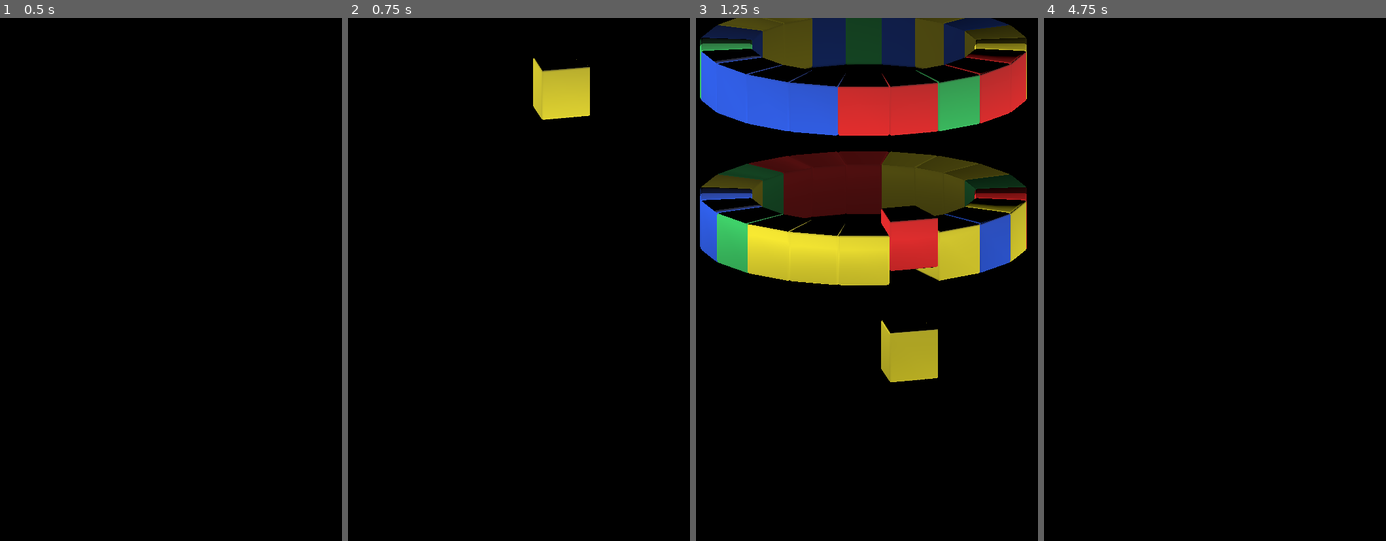
Above: before the commit, frames 1-4 (left to right).
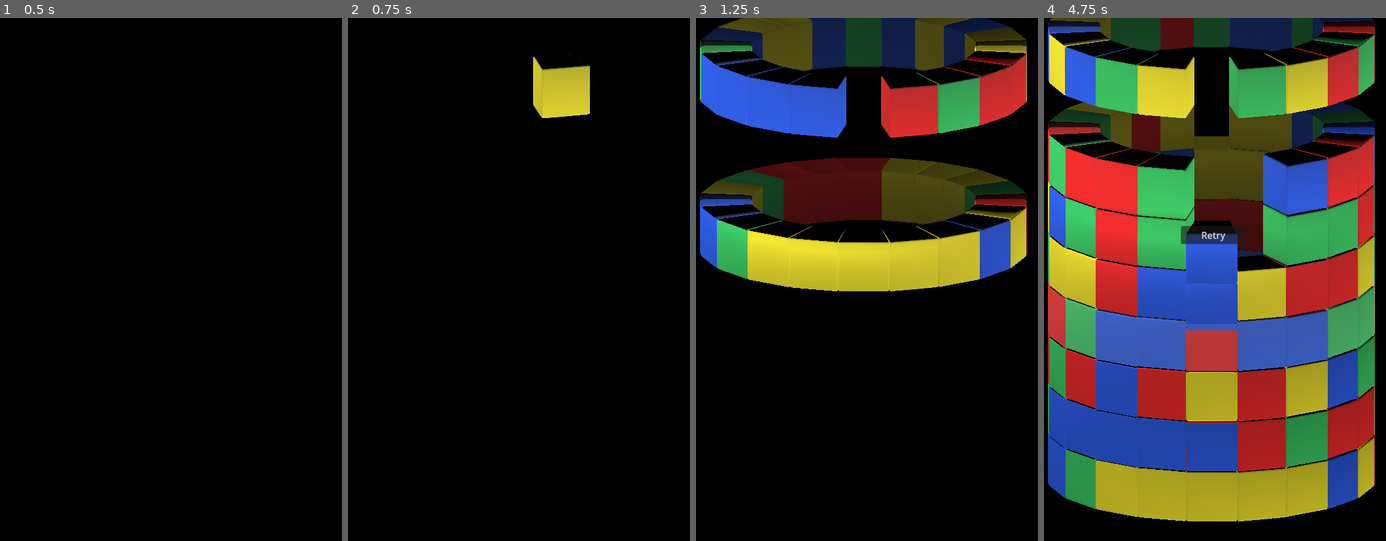
Above: after the commit, the same moments.

Repository: KasaiAi/Rotary
Game: Godot game, scene res://Scenes/level.tscn
The game is run twice, just before and just after one commit, with the same random seed, the same clock (stepped at 60 frames per second) and the same inputs.
Inputs (mouse positions are in pixels of both pictures, inside the frame that each line leads up to):
- Up to frame 1 (0.5 s): no input
- Up to frame 2 (0.75 s): tap Enter at 0.5 s; move the mouse to (590, 253) at 0.52 s; hold Right (ui_right) from 0.53 s (still down); click (590, 253) at 0.6 s
- Up to frame 3 (1.25 s): keep holding Right (ui_right); tap Space (ui_select) at 0.77, 1.07 s; right-click (938, 253) at 0.8 s
- Up to frame 4 (4.75 s): move the mouse to (1143, 305) at 1.27 s; release Right (ui_right) at 1.28 s; hold Down (ui_down) 1.28-2 s; right-click (1143, 305) at 1.35 s; tap Space (ui_select) at 1.52, 1.55, 1.82, 2.85, 3.77, 4.07, 4.52, 4.55 s; click (1215, 253) at 2 s, where only the run before the commit has a clickable "Retry"; move the mouse to (1245, 164) at 2.77 s; hold Right (ui_right) 2.78-4.28 s; click (1245, 164) at 3.05 s; move the mouse to (1194, 384) at 3.52 s; click (1194, 384) at 3.6 s; right-click (1194, 384) at 3.8 s; move the mouse to (1317, 357) at 4.27 s; hold Left (ui_left) from 4.28 s (still down); right-click (1317, 357) at 4.35 s

Frame 1 is identical in both runs. In frame 2, 0.1% of the frame differs, in the area x 54-71%, y 6-20%; in frame 3, 13%; in frame 4, 82%, in the area x 1-97%, y 0-97%.
Error before the commit: Invalid assignment of property or key 'paused' with value of type 'bool' on a base object of type 'null instance'. (res://Scripts/level_control.gd:190)

Commit message:
Fixed jittering; adjusted collision detection, reparenting, dragging behavior, and various other little things

Diff:
--- a/Objects/cell.tscn
+++ b/Objects/cell.tscn
@@ -31,9 +31,11 @@
 [node name="Cell" type="RigidBody3D" groups=["cells"]]
 axis_lock_linear_x = true
 axis_lock_linear_z = true
+mass = 5.0
 physics_material_override = SubResource("1")
 can_sleep = false
 lock_rotation = true
+freeze = true
 script = ExtResource("2")
 
 [node name="Mesh" type="MeshInstance3D" parent="."]
@@ -44,4 +46,11 @@
 shape = SubResource("4")
 
 [node name="Grounded" type="RayCast3D" parent="."]
-transform = Transform3D(1, 0, 0, 0, 1, 0, 0, 0, 1, 0, -0.1, 0)
+transform = Transform3D(1, 0, 0, 0, 1, 0, 0, 0, 1, 0, -0.973303, 0)
+target_position = Vector3(0, -0.1, 0)
+
+[node name="DropTimer" type="Timer" parent="."]
+wait_time = 0.7
+autostart = true
+
+[connection signal="timeout" from="DropTimer" to="." method="_drop_timeout"]
--- a/Objects/ring.tscn
+++ b/Objects/ring.tscn
@@ -9,13 +9,10 @@
 [node name="Ring" type="Area3D" groups=["rings"]]
 script = ExtResource("1_rt7if")
 
-[node name="CellContainer" type="Node" parent="."]
-
 [node name="CollisionShape3D" type="CollisionShape3D" parent="."]
 shape = SubResource("CylinderShape3D_5f8wq")
 
 [node name="dragger" parent="." instance=ExtResource("2_13h7d")]
-process_mode = 4
 triggerAction = "click"
 
 [connection signal="mouse_entered" from="." to="." method="_on_mouse_entered"]
--- a/Scenes/level.tscn
+++ b/Scenes/level.tscn
@@ -1,10 +1,11 @@
-[gd_scene load_steps=10 format=3 uid="uid://6fx1sm06vjv6"]
+[gd_scene load_steps=11 format=3 uid="uid://6fx1sm06vjv6"]
 
 [ext_resource type="PackedScene" uid="uid://cbr2d1uq7tv5j" path="res://Assets/Models/ref cylinder.glb" id="1"]
 [ext_resource type="Script" path="res://Scripts/level_control.gd" id="2"]
 [ext_resource type="PackedScene" uid="uid://yrxljf6l4x0d" path="res://Objects/ring.tscn" id="3_0jacf"]
 [ext_resource type="Texture2D" uid="uid://doseaiufyo16h" path="res://Assets/depth fade.png" id="3_rpk6y"]
 [ext_resource type="PackedScene" uid="uid://db0b0d56w4t7e" path="res://Behaviors/drag.tscn" id="4_vshgj"]
+[ext_resource type="Script" path="res://Scripts/floor.gd" id="5_3mdjw"]
 [ext_resource type="Script" path="res://Scenes/killer.gd" id="5_bvdvv"]
 
 [sub_resource type="CylinderShape3D" id="CylinderShape3D_5xo8e"]
@@ -60,6 +61,7 @@
 triggerAction = "drag"
 
 [node name="Floor" type="StaticBody3D" parent="Cylinder"]
+script = ExtResource("5_3mdjw")
 
 [node name="CollisionShape3D" type="CollisionShape3D" parent="Cylinder/Floor"]
 transform = Transform3D(1, 0, 0, 0, 1, 0, 0, 0, 1, 0, -1, 0)
@@ -99,9 +101,9 @@
 [node name="Retry" type="Button" parent="Gameover"]
 layout_mode = 0
 offset_left = 247.0
-offset_top = 391.0
+offset_top = 358.0
 offset_right = 359.0
-offset_bottom = 422.0
+offset_bottom = 389.0
 text = "Retry"
 
 [connection signal="body_entered" from="Spawner/Killer" to="Spawner/Killer" method="_on_body_entered"]
--- a/Scripts/cell bit.gd
+++ b/Scripts/cell bit.gd
@@ -9,9 +9,8 @@
 
 func _process(_delta):
 	# Limpeza de objetos fora de tela
-	if position.y < -25:
+	if global_position.y < -25:
 		queue_free()
-#		print("Morri")
 
 	# Girozin aleatório
 	$Mesh.rotate_x(spinX)
--- a/Scripts/cell.gd
+++ b/Scripts/cell.gd
@@ -1,8 +1,12 @@
 extends RigidBody3D
+
+const GRAVITY = .01
+var speed = 0
 
 var cellType = randi() % 4 # Número aleatório entre 0 e 4
 var onFloor = false
 
+signal falling
 signal landed
 
 func _ready():
@@ -21,11 +25,26 @@
 		3:
 			material.albedo_color = Color(0.83,0.78,0.1) # Yellow
 
-#	Pode começar com freeze = true e soltar a peça depois de 1 segundo
+	Global.connect("unfreeze", _unfreeze)
 #	$RigidBody3D.collision_mask = grid.j #Define a camada de colisão/nível da célula de acordo com o array de peças
 
-#flavor de destruição das peças; cria vários fragmentos que caem
+func _drop_timeout():
+	_unfreeze()
+
+func _unfreeze():
+	freeze = false
+
+#func _on_mouse_entered():
+#	print("a")
+#	$Mesh.material_overlay = load("res://Assets/Materials/selection_highlight.tres")
+#
+#func _on_mouse_exited():
+#	print("b")
+#	$Mesh.material_overlay = null
+
+# Flavor de destruição das peças; cria vários fragmentos que caem
 func breakup():
+	Global.emit_signal("unfreeze")
 	var smolCell = load("res://Objects/cell bit.tscn")
 	for i in 8:
 		# Saves parent's position, applies random rotation, copies parent's color, adds minis as children of world node and deletes parent cell
@@ -36,12 +55,33 @@
 		get_tree().root.get_child(0).add_child(cellBit)
 	queue_free()
 
-func on_landing():
-	if linear_velocity.y < -1:
+#func _process(_delta):
+#	if not onFloor and $Grounded.is_colliding():
+#		print($Grounded.get_collider())
+#	if not $Grounded.is_colliding():
+#		print("caiu")
+#	else:
+#		print("fixou")
+
+# StaticBody
+#func _physics_process(_delta):
+#	if not onFloor and $Grounded.is_colliding():
+#		speed = 0
+#		onFloor = true
+#		print("colidiu")
+#	elif not $Grounded.is_colliding():
+#		onFloor = false
+#		speed -= GRAVITY
+#		translate(Vector3(0, speed, 0))
+
+# RigidBody
+func _physics_process(_delta):
+	if linear_velocity.y < -2:
 		onFloor = false
+		emit_signal("falling", self)
 	if not onFloor and $Grounded.is_colliding():
 		onFloor = true
+		freeze = true
 		emit_signal("landed", self)
-
-func _physics_process(_delta):
-		on_landing()
+		print(global_position.y)
+		linear_velocity.y = 0
--- a/Scripts/drag.gd
+++ b/Scripts/drag.gd
@@ -11,10 +11,16 @@
 
 func _process(delta):
 	if Input.is_action_just_pressed(triggerAction):
+		# Activates rotation
 		origin = get_viewport().get_mouse_position().x
 		rotating = true
 	if Input.is_action_just_released(triggerAction):
+		# Deactivates rotation
 		rotating = false
+		# Snaps ring rotation to fixed points
+		if fposmod(get_parent().rotation_degrees.y, 18) > 9:
+			get_parent().rotation_degrees.y += 18
+		get_parent().rotation_degrees.y -= fposmod(get_parent().rotation_degrees.y, 18)
 	if rotating:
 		newPos = get_viewport().get_mouse_position().x
 		get_parent().rotate_y((newPos - origin) * .2 * delta)
--- /dev/null
+++ b/Scripts/floor.gd
@@ -0,0 +1,3 @@
+extends StaticBody3D
+
+var onFloor = true
--- /dev/null
+++ b/Scripts/global.gd
@@ -0,0 +1,3 @@
+extends Node
+
+signal unfreeze
--- a/Scripts/level_control.gd
+++ b/Scripts/level_control.gd
@@ -5,26 +5,45 @@
 @export var ringSize = 20	# Width
 var grid:Array
 var ringPosition = [Vector3(0, 0, 5.25),
-Vector3(1.62, 0, 4.99),
-Vector3(3.08, 0, 4.24),
-Vector3(4.24, 0, 3.08),
-Vector3(4.99, 0, 1.62),
-Vector3(5.25, 0, -0),
-Vector3(4.99, 0, -1.62),
-Vector3(4.24, 0, -3.08),
-Vector3(3.08, 0, -4.24),
-Vector3(1.62, 0, -4.99),
-Vector3(0, 0, -5.25),
-Vector3(-1.62, 0, -4.99),
-Vector3(-3.08, 0, -4.24),
-Vector3(-4.24, 0, -3.08),
-Vector3(-4.99, 0, -1.62),
-Vector3(-5.25, 0, 0),
-Vector3(-4.99, 0, 1.62),
-Vector3(-4.24, 0, 3.08),
-Vector3(-3.08, 0, 4.24),
-Vector3(-1.62, 0, 4.99)]
-var ringRotation = [0, 0.31, 0.63, 0.94, 1.25, 1.57, 1.88, 2.2, 2.51, 2.82, 3.14, -2.82, -2.51, -2.2, -1.88, -1.57, -1.25, -0.94, -0.63, -0.31]
+ Vector3(1.62, 0, 4.99),
+ Vector3(3.08, 0, 4.24),
+ Vector3(4.24, 0, 3.08),
+ Vector3(4.99, 0, 1.62),
+ Vector3(5.25, 0, -0),
+ Vector3(4.99, 0, -1.62),
+ Vector3(4.24, 0, -3.08),
+ Vector3(3.08, 0, -4.24),
+ Vector3(1.62, 0, -4.99),
+ Vector3(0, 0, -5.25),
+ Vector3(-1.62, 0, -4.99),
+ Vector3(-3.08, 0, -4.24),
+ Vector3(-4.24, 0, -3.08),
+ Vector3(-4.99, 0, -1.62),
+ Vector3(-5.25, 0, 0),
+ Vector3(-4.99, 0, 1.62),
+ Vector3(-4.24, 0, 3.08),
+ Vector3(-3.08, 0, 4.24),
+ Vector3(-1.62, 0, 4.99)]
+var ringRotation = [0,
+ 0.31,
+ 0.63,
+ 0.94,
+ 1.25,
+ 1.57,
+ 1.88,
+ 2.2,
+ 2.51,
+ 2.82,
+ 3.14,
+ -2.82,
+ -2.51,
+ -2.2,
+ -1.88,
+ -1.57,
+ -1.25,
+ -0.94,
+ -0.63,
+ -0.31]
 
 # Raycast variables
 var mousePos
@@ -58,7 +77,7 @@
 		startup(initialSpawn)
 	if initialSpawn <= 0:
 		$SpawnTimer.start(.7)
-		$SpawnTimer.stop()
+#		$SpawnTimer.stop()
 
 func _on_SpawnTimer_timeout():
 #	await get_tree().create_timer(1).timeout
@@ -68,16 +87,23 @@
 	if $Spawner/Killer.perigo == true:
 		get_tree().paused = true
 		$Gameover.visible = true
-#		gameover message and retry
 	for i in amount:
 		var newCell = cellObject.instantiate()
 		newCell.transform = $Spawner.global_transform
 		newCell.translate_object_local(Vector3(0,0,5.25))
 
 #		addCellToArray(newCell)
-		newCell.connect("landed", _on_cell_landing)
+		newCell.connect("landed", _on_cell_landed)
+		newCell.connect("falling", _on_cell_falling)
 		add_child(newCell)
 		move_spawn_point()
+
+func spawn_ring():
+	spawn_cell(19)
+	Global.emit_signal("unfreeze")
+
+func move_spawn_point():
+	$Spawner.rotate(Vector3(0,1,0),PI/10)
 
 func addCellToArray(newCell):
 	for width in ringSize:
@@ -87,12 +113,15 @@
 				print(grid)
 				return
 
+func _on_cell_falling(cell):
+	cell.reparent(self)
+
 # Set cell level according to height in world
-func _on_cell_landing(cell):
-#	emit global signal sleeping = false
+func _on_cell_landed(cell):
 
 	var level = roundi(cell.global_position.y/2)
-#	print("Landed! Layer ",level)
+	print("Landed! Layer ",level)
+#	print(global_rotation)
 
 	match level:
 		8:
@@ -128,20 +157,14 @@
 				newPos = i
 		cell.position = newPos
 
-		# Fix cell rotation upon reparenting (broken)
+		# Fix cell rotation upon reparenting (broken, maybe the adjustment has to happen before reparenting)
 #		var diff = fmod(cell.global_rotation.y, PI/10)
 #		if cell.global_rotation.y > 0:
 #			cell.global_rotation.y -= diff
 #		else:
 #			cell.global_rotation.y += diff
 
-#	upon landing, append cell to array
-
-func spawn_ring():
-	spawn_cell(20)
-
-func move_spawn_point():
-	$Spawner.rotate(Vector3(0,1,0),PI/10)
+#	upon landed, append cell to array
 
 func _process(_delta):
 	var object = raycast_object()
@@ -157,19 +180,14 @@
 	if Input.is_action_just_released("click"):
 		if object != null and object.is_in_group("cells"):
 			object.breakup()
-		spawn_cell()
-
-#	print(object)
-#	print(raycast_object())
-#	if Input.is_action_just_pressed("drag"):
-#		spin()
+#		spawn_cell()
 
 #	mousePos = get_viewport().get_mouse_position()
 #	$Mouseover.target_position = Vector3((mousePos.x-300)/40, (-mousePos.y+324)/40, -15)
 
 #	highlight the collider's entire row
 
-#raycaster
+# Raycaster
 func raycast_object():
 	var spaceState = get_world_3d().direct_space_state
 	mousePos = get_viewport().get_mouse_position()
@@ -179,7 +197,7 @@
 	rayEnd = rayOrigin + camera.project_ray_normal(mousePos) * 200
 
 	var intersect = PhysicsRayQueryParameters3D.create(rayOrigin, rayEnd)
-	intersect.collide_with_areas = true
+#	intersect.collide_with_areas = true
 	var ray = spaceState.intersect_ray(intersect)
 
 	if ray.has("collider"):
@@ -224,13 +242,14 @@
 #Fazer algo quando peças chegarem no topo				OK!
 #Melhorar a interação do killer							OK!
 #Placeholder do game over								OK!
-
-#Mudar método da rotação pra colisão com os cubos
-#Fazer a rotação do cilindro travar também
+#Fazer a rotação do cilindro travar também				OK!
+#Peças visíveis no topo antes de cair (timer próprio)	OK!
+
+#Mudar método da rotação pra colidir com os cubos
 #Adicionar peças criadas num array
 #Destruição de peças iguais adjacentes
 #Atualizar o grid após movimentação, quebra e queda das peças
-#Peças visíveis no topo antes de cair (timer próprio)
+#Peças às vezes caem dentro de outras
 
 #Máquina de estados pros cubos ou anéis...
 
@@ -240,8 +259,13 @@
 ## Bugs nó-cego
 #Consertar o bug do cubo extra no cell.tscn			OK!
 #Peças não se movem quando as de baixo somem		OK!
-#Raycast é bloqueado pelos colisores dos anéis
+#Peças flutuantes disparam quando soltas			OK!
+#Raycast é bloqueado pelos colisores dos anéis		OK!
+#Sinal de aterrissagem tá duplicado sem motivo		OK!
+#Peças tremem quando estão paradas					OK!
 #Consertar iluminação
-#Sinal de aterrissagem tá duplicado sem motivo
 #Consertar rotação da peça quando entra no anel
-#Peças flutuantes disparam quando soltas
+
+#Algumas peças ficam travadas fora de qualquer anel - investigar
+#Peças de cima estão caindo atrasadas porque no momento da liberação elas ainda estão "no chão"
+#Quando as peças caem, as peças abaixo tremem; tem a ver com o quanto elas empurram antes de definir a altura
--- a/Scripts/ring.gd
+++ b/Scripts/ring.gd
@@ -5,42 +5,45 @@
 var dragging = false
 
 func _on_mouse_entered():
-	if not dragging:
-		selected = true
+	selected = true
 
 func _on_mouse_exited():
 	selected = false
 
 func _process(_delta):
-	# Highlights selected ring (CHANGE TRIGGER TO CELL)
+	# Highlights selected ring (CHANGE TRIGGER TO CELL AND HIGHLIGHT ADJACENT SAME-COLOR CELLS)
 	if selected:
 		for i in get_children():
 			if i.is_in_group("cells") and not i.get_node("Mesh").material_overlay:
 				i.get_node("Mesh").material_overlay = load("res://Assets/Materials/selection_highlight.tres")
 
-		# Activates rotation
 		if Input.is_action_just_pressed("click"):
-			$dragger.process_mode = Node.PROCESS_MODE_INHERIT
-#			selected = false
-#			dragging = true
+			dragging = true
 	else:
 		for i in get_children():
 			if i.is_in_group("cells") and i.get_node("Mesh").material_overlay:
 				i.get_node("Mesh").material_overlay = null
 
 	if Input.is_action_just_released("click"):
-		# Deactivates rotation
-		$dragger.process_mode = Node.PROCESS_MODE_DISABLED
-		# Snaps ring rotation to fixed points
-		if fposmod(rotation_degrees.y, 18) > 9:
-			rotation_degrees.y += 18
-		rotation_degrees.y -= fposmod(rotation_degrees.y, 18)
-
+		dragging = false
+		# Frees frozen cells
+		for child in get_children():
+			if child.is_in_group("cells"):
+				child.freeze = false
 #		reassign array positions
 
-#		dragging = false
-#		_on_mouse_entered()
+	if dragging:
+		# Activates dragger node for the selected ring
+		$dragger.process_mode = Node.PROCESS_MODE_INHERIT
+		# Freezes cells in spinning ring so they don't shoot downwards when physics reactivate
+		for child in get_children():
+			if child.is_in_group("cells"):
+				child.freeze = true
+
+func _input(_event):
+	if not dragging:
+		# Deactivates dragger node
+		$dragger.process_mode = Node.PROCESS_MODE_DISABLED
 
 #reorganize cell array with new positions according to angle
-#while rotating axis_lock_linear_y = true
 #material_overlay = light white
--- a/project.godot
+++ b/project.godot
@@ -15,6 +15,10 @@
 config/features=PackedStringArray("4.1")
 config/icon="res://Icons/icon64.png"
 config/windows_native_icon="res://Icons/icon.ico"
+
+[autoload]
+
+Global="*res://Scripts/global.gd"
 
 [display]
 
@@ -36,7 +40,9 @@
 
 [physics]
 
+common/physics_ticks_per_second=70
 3d/default_gravity_vector=Vector3(0, -7, 0)
+common/physics_engine="DEFAULT"
 
 [rendering]
 
